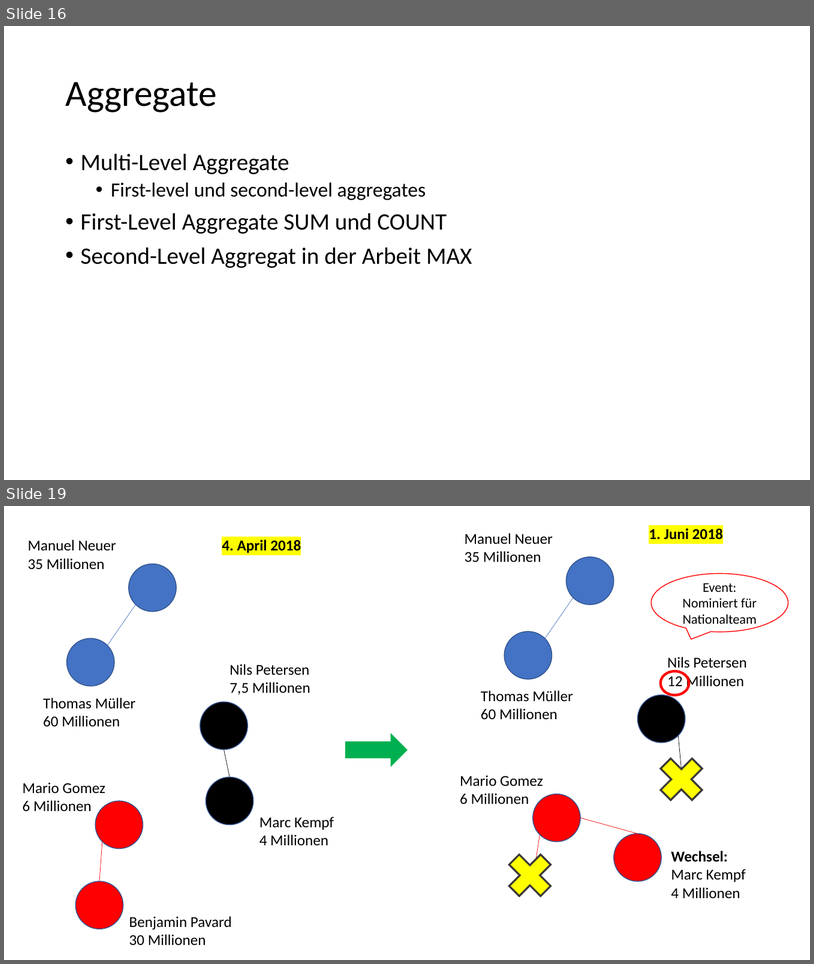
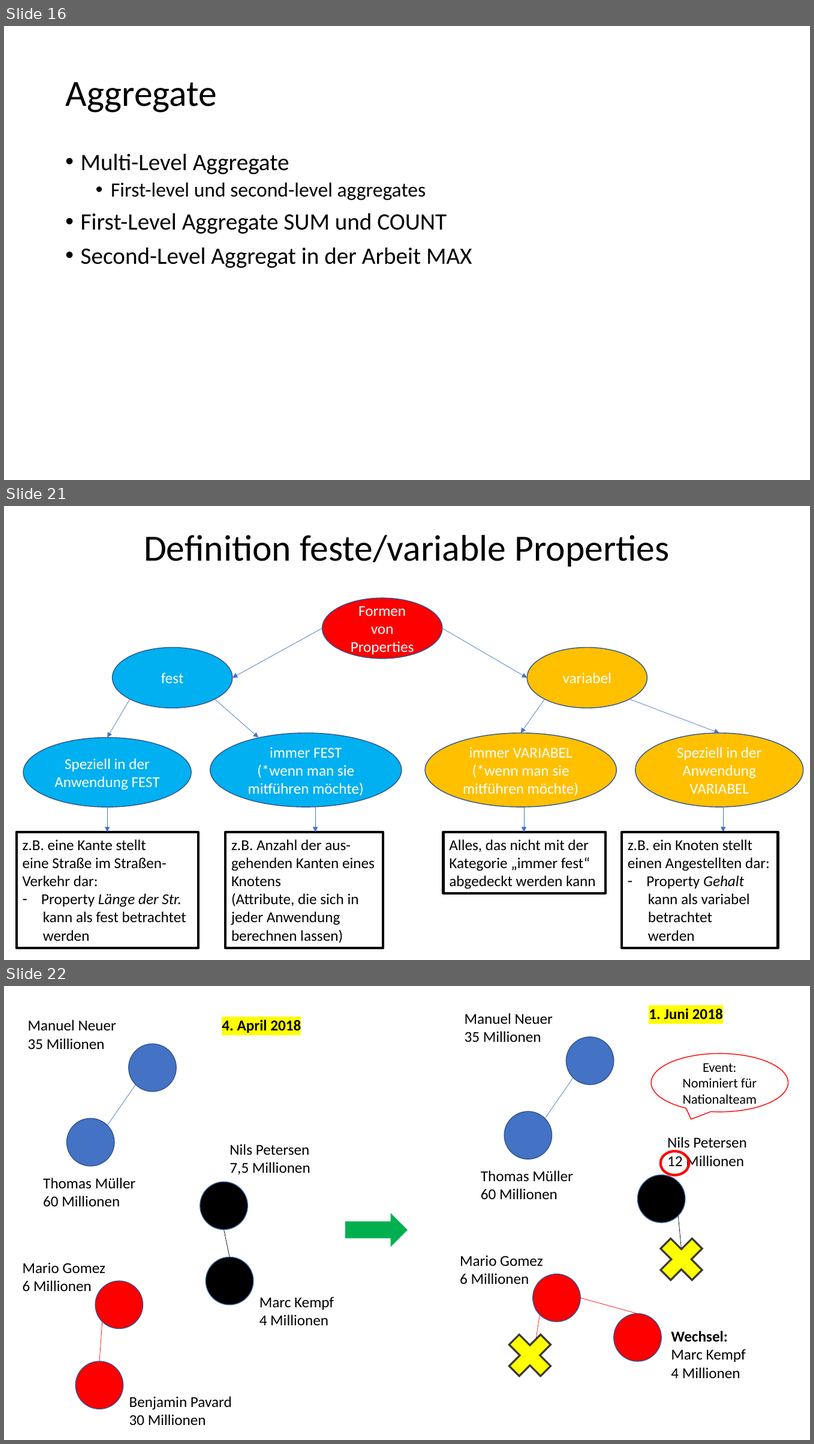
Before and after one commit to johnsonaux/temporale-graphen, a slide deck: Bewertungsmatrix.pptx. Shown one above the other, each under a label of ours: slides 16 and 19 before the commit, slides 16, 21 and 22 after it; the slides between them are not shown. The pictures are 814x964 and 814x1444 pixels, drawn with LibreOffice and Linux fonts; fonts in the diff are those of the drawing. Boxes give left, top, right and bottom in pixels: in the first picture for what was removed or moved away, otherwise in the second. Text is boxed around its words. In the diff, an @@ line names an element or a change of style, - is before the commit and + after.

Commit message:
Def Properties

```diff
--- a/Bewertungsmatrix.pptx
+++ b/Bewertungsmatrix.pptx
@@ slide 21 added at (4, 506, 810, 960), background #FFFFFF @@
@@ title added at (144, 535, 669, 567), 44 pt, text #000000 @@
+Definition feste/variable Properties
@@ ellipse added at (322, 598, 443, 658), fill #FF0000, outline #325491 1 pt, 18 pt, text #FFFFFF @@
+Formen von Properties
@@ arrow added from (322, 628) to (233, 678), #4472C4 0.5 pt @@
@@ arrow added from (443, 628) to (527, 678), #4472C4 0.5 pt @@
@@ ellipse added at (112, 648, 233, 708), fill #00B0F0, outline #325491 1 pt, 18 pt, text #FFFFFF @@
+fest
@@ ellipse added at (527, 648, 648, 708), fill #FFC000, outline #325491 1 pt, 18 pt, text #FFFFFF @@
+variabel
@@ arrow added from (130, 699) to (107, 737), #4472C4 0.5 pt @@
@@ arrow added from (215, 699) to (258, 737), #4472C4 0.5 pt @@
@@ arrow added from (545, 699) to (521, 733), #4472C4 0.5 pt @@
@@ arrow added from (630, 699) to (720, 733), #4472C4 0.5 pt @@
@@ ellipse added at (23, 737, 192, 807), fill #00B0F0, outline #325491 1 pt, 18 pt, text #FFFFFF @@
+Speziell in der Anwendung FEST
@@ ellipse added at (210, 733, 402, 807), fill #00B0F0, outline #325491 1 pt, 18 pt, text #FFFFFF @@
+immer FEST
+(*wenn man sie mitführen möchte)
@@ ellipse added at (426, 733, 617, 807), fill #FFC000, outline #325491 1 pt, 18 pt, text #FFFFFF @@
+immer VARIABEL
+(*wenn man sie mitführen möchte)
@@ ellipse added at (636, 733, 804, 807), fill #FFC000, outline #325491 1 pt, 18 pt, text #FFFFFF @@
+Speziell in der Anwendung VARIABEL
@@ arrow added from (107, 807) to (107, 832), #4472C4 0.5 pt @@
@@ arrow added from (315, 807) to (315, 832), #4472C4 0.5 pt @@
@@ arrow added from (524, 807) to (524, 832), #4472C4 0.5 pt @@
@@ arrow added from (724, 807) to (724, 832), #4472C4 0.5 pt @@
@@ rectangle added at (17, 832, 199, 948), outline #000000 3 pt, 18 pt, text #000000 @@
+z.B. eine Kante stellt
+eine Straße im Straßen-
+Verkehr dar:
+– Property Länge der Str.
+kann als fest betrachtet
+werden
@@ rectangle added at (225, 832, 383, 948), outline #000000 3 pt, 18 pt, text #000000 @@
+z.B. Anzahl der aus-
+gehenden Kanten eines
+Knotens
+(Attribute, die sich in
+jeder Anwendung
+berechnen lassen)
@@ rectangle added at (444, 832, 606, 893), outline #000000 3 pt, 18 pt, text #000000 @@
+Alles, das nicht mit der
+Kategorie „immer fest“
+abgedeckt werden kann
@@ rectangle added at (622, 832, 779, 948), outline #000000 3 pt, 18 pt, text #000000 @@
+z.B. ein Knoten stellt
+einen Angestellten dar:
+– Property Gehalt
+kann als variabel
+betrachtet
+werden
@@ what was slide 19 is now slide 22 @@
```
Also in this commit, not shown: 5 slides changed, 2 other slides added, 3 other files.
